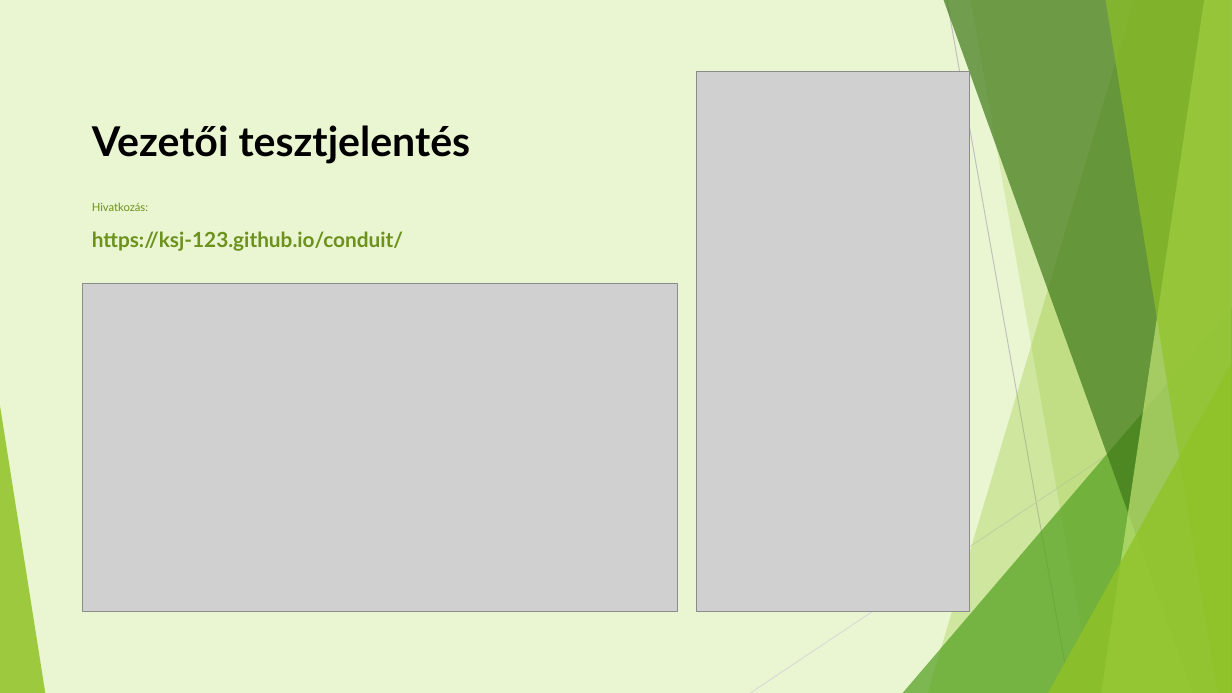
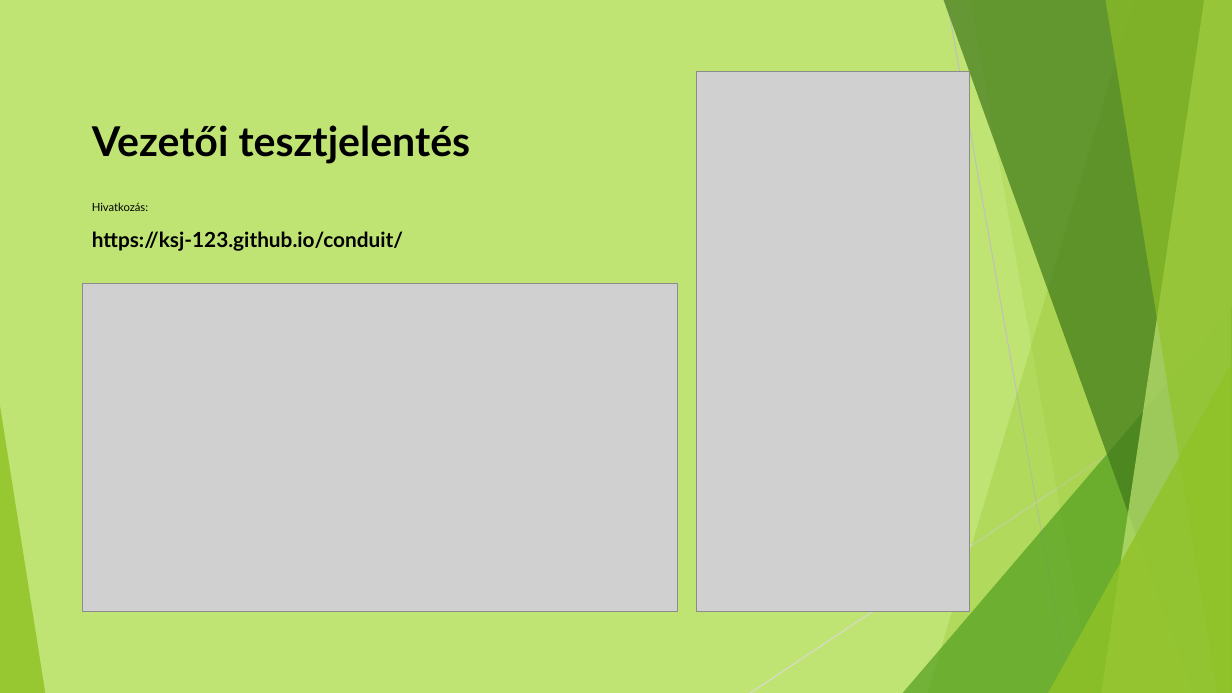
Before and after one commit to ksj-123/conduit, a slide deck: slide 4 of docs/Conduit_prez.pptx. Drawn at 1232x693 pixels with LibreOffice and Linux fonts; fonts in the diff are those of the drawing; grey boxes stand for pictures. Boxes give left, top, right and bottom in pixels: in the first picture for what was removed or moved away, otherwise in the second. Text is boxed around its words. In the diff, an @@ line names an element or a change of style, - is before the commit and + after.

```diff
--- a/docs/Conduit_prez.pptx
+++ b/docs/Conduit_prez.pptx
@@ background #EAF6D1 to #C0E474 @@
@@ text "Hivatkozás:" at <box>92,202,403,251</box>: text colour #6C921D to #000000 @@
```
Also in this commit, not shown: 3 other slides changed, 3 other files.
